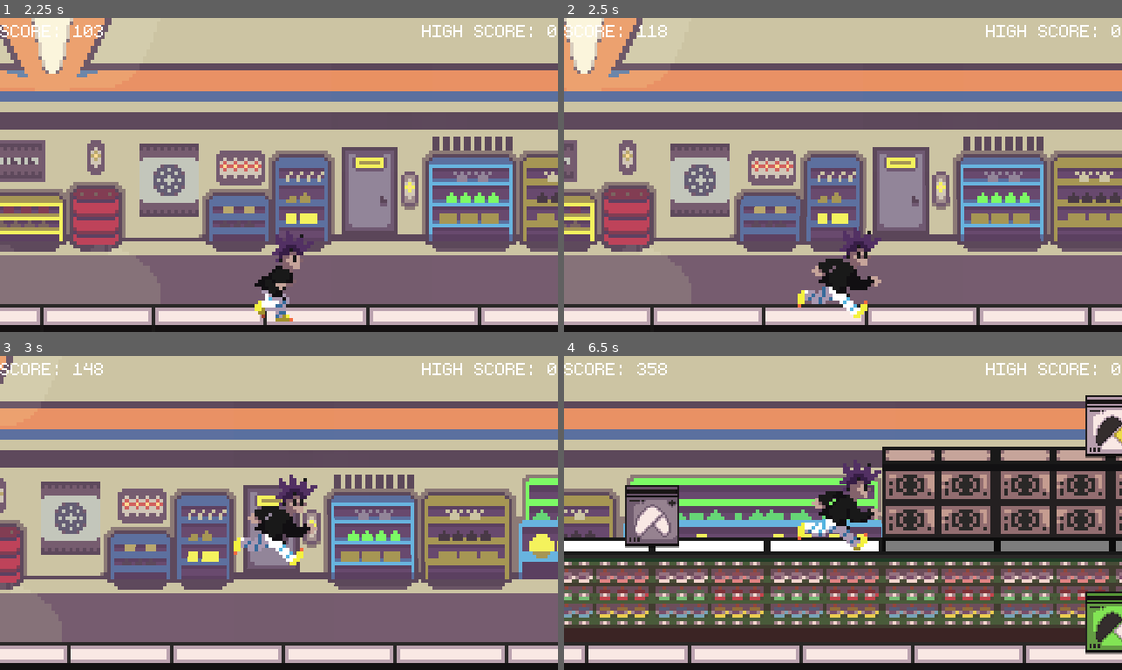
Above: before the commit, frames 1-4 (two rows, left to right).
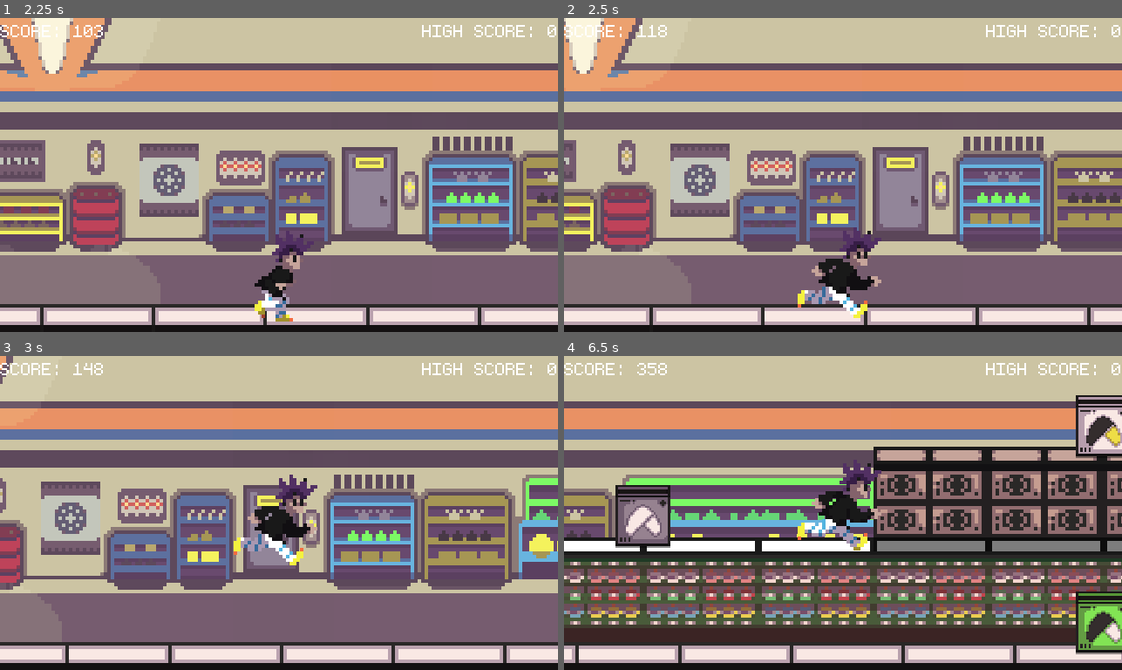
Above: after the commit, the same moments.

Repository: SrPatto/Punk-N-Duck
Game: Godot game, scene res://scenes/main.tscn
Same seed, same stepped clock (60 frames per second), same inputs: the game is played once before the commit and once after it.
Inputs:
- Up to frame 1 (2.25 s): tap Space (start_game) at 0.5, 1.35 s; hold Space (start_game) 0.53-1.28 s; hold W (jump_up) 0.53-2.03 s; hold S (jump_down) from 2.03 s (still down); hold Space (start_game) from 2.03 s (still down)
- Up to frame 2 (2.5 s): keep holding S (jump_down); keep holding Space (start_game)
- Up to frame 3 (3 s): release S (jump_down) at 2.78 s; release Space (start_game) at 2.78 s; hold W (jump_up) from 2.78 s (still down); tap Space (start_game) at 2.85 s
- Up to frame 4 (6.5 s): hold Space (start_game) 3.53-4.28 s; release W (jump_up) at 4.28 s; hold S (jump_down) 4.28-5.03 s; tap Space (start_game) at 4.35, 5.85 s; tap W (jump_up) at 4.52, 6.02 s; hold W (jump_up) 5.03-5.78 s; hold Space (start_game) 5.03-5.78 s; hold S (jump_down) from 5.78 s (still down)

Frame 1 is identical in both runs. In frame 2, 1.3% of the frame differs, in the area x 0-100%, y 0-98%; in frame 3, 0.9%; in frame 4, 21%, in the area x 0-100%, y 12-98%.

Commit message:
Add music and change logic

Diff:
--- a/scenes/enemy_spawner.tscn
+++ b/scenes/enemy_spawner.tscn
@@ -51,14 +51,14 @@
 
 [node name="Top_sensor" type="RayCast2D" parent="PlatformSensors"]
 position = Vector2(0, -64)
-target_position = Vector2(264, 0)
+target_position = Vector2(200, 0)
 collision_mask = 768
 collide_with_areas = true
 collide_with_bodies = false
 
 [node name="Mid_sensor" type="RayCast2D" parent="PlatformSensors"]
 position = Vector2(0, 32)
-target_position = Vector2(264, 0)
+target_position = Vector2(200, 0)
 collision_mask = 768
 collide_with_areas = true
 collide_with_bodies = false
--- a/scenes/main.tscn
+++ b/scenes/main.tscn
@@ -13,6 +13,7 @@
 [ext_resource type="PackedScene" uid="uid://dldg1bk1e8cf6" path="res://scenes/enemy_spawner.tscn" id="10_eb6dy"]
 [ext_resource type="PackedScene" uid="uid://ckg2ku4hmi4ya" path="res://scenes/background.tscn" id="11_ya4ey"]
 [ext_resource type="PackedScene" uid="uid://bg71jf644117w" path="res://scenes/hud.tscn" id="13_a8y0u"]
+[ext_resource type="PackedScene" uid="uid://b4nlhw31ow2fy" path="res://scenes/music.tscn" id="14_a8y0u"]
 
 [node name="Main" type="Node2D"]
 script = ExtResource("1_trceg")
@@ -38,3 +39,5 @@
 [node name="Background" parent="." instance=ExtResource("11_ya4ey")]
 
 [node name="HUD" parent="." instance=ExtResource("13_a8y0u")]
+
+[node name="Music" parent="." instance=ExtResource("14_a8y0u")]
--- /dev/null
+++ b/scenes/music.tscn
@@ -0,0 +1,27 @@
+[gd_scene load_steps=5 format=3 uid="uid://b4nlhw31ow2fy"]
+
+[ext_resource type="Script" uid="uid://nfqfxk771fwu" path="res://scripts/music.gd" id="1_05ggv"]
+[ext_resource type="AudioStream" uid="uid://vyu7sgsrt37y" path="res://assets/music/Menú.wav" id="1_ibx2e"]
+[ext_resource type="AudioStream" uid="uid://bsgr6lhlnckqt" path="res://assets/music/Gameplay.wav" id="2_qnihg"]
+
+[sub_resource type="AudioStreamInteractive" id="AudioStreamInteractive_ejojg"]
+clip_count = 2
+clip_0/name = &"Menú"
+clip_0/stream = ExtResource("1_ibx2e")
+clip_0/auto_advance = 0
+clip_1/name = &"Gameplay"
+clip_1/stream = ExtResource("2_qnihg")
+clip_1/auto_advance = 0
+_transitions = {
+Vector2i(0, 1): {
+"fade_beats": 5.0,
+"fade_mode": 3,
+"from_time": 0,
+"to_time": 1
+}
+}
+
+[node name="Music" type="AudioStreamPlayer"]
+stream = SubResource("AudioStreamInteractive_ejojg")
+autoplay = true
+script = ExtResource("1_05ggv")
--- a/scripts/main.gd
+++ b/scripts/main.gd
@@ -3,7 +3,8 @@
 var score
 var gameRunning
 
-const SPEED_MODIFIER = 100
+const SPEED_MODIFIER = 50
+
 const MAX_SPEED = 700
 
 func _ready() -> void:
@@ -16,7 +17,7 @@
 	if gameRunning:
 		if Global.speed < MAX_SPEED:
 			Global.speed = Global.START_SPEED + score / SPEED_MODIFIER
-			score += (Global.speed / 300)
+		score += (Global.speed / 300)
 		show_score()
 	else:
 		if Input.is_action_pressed("start_game"):
--- /dev/null
+++ b/scripts/music.gd
@@ -0,0 +1,15 @@
+extends AudioStreamPlayer
+
+var music
+var isPlayingGameplayMusic
+
+func _ready():
+	isPlayingGameplayMusic = false
+	music = self.get_stream_playback()
+	print(music)
+
+func _process(delta):
+	if get_parent().gameRunning:
+		if !isPlayingGameplayMusic:
+			music.switch_to_clip(1)
+			isPlayingGameplayMusic = true
Not shown, added: assets/music/Gameplay.wav.import
Not shown, added: assets/music/Menú.wav.import
Not shown: 1 places in scenes/main.tscn that only renumber resources
Not shown, added: scripts/music.gd.uid
Not shown, added: assets/music/Gameplay.wav
Not shown, added: assets/music/Menú.wav
